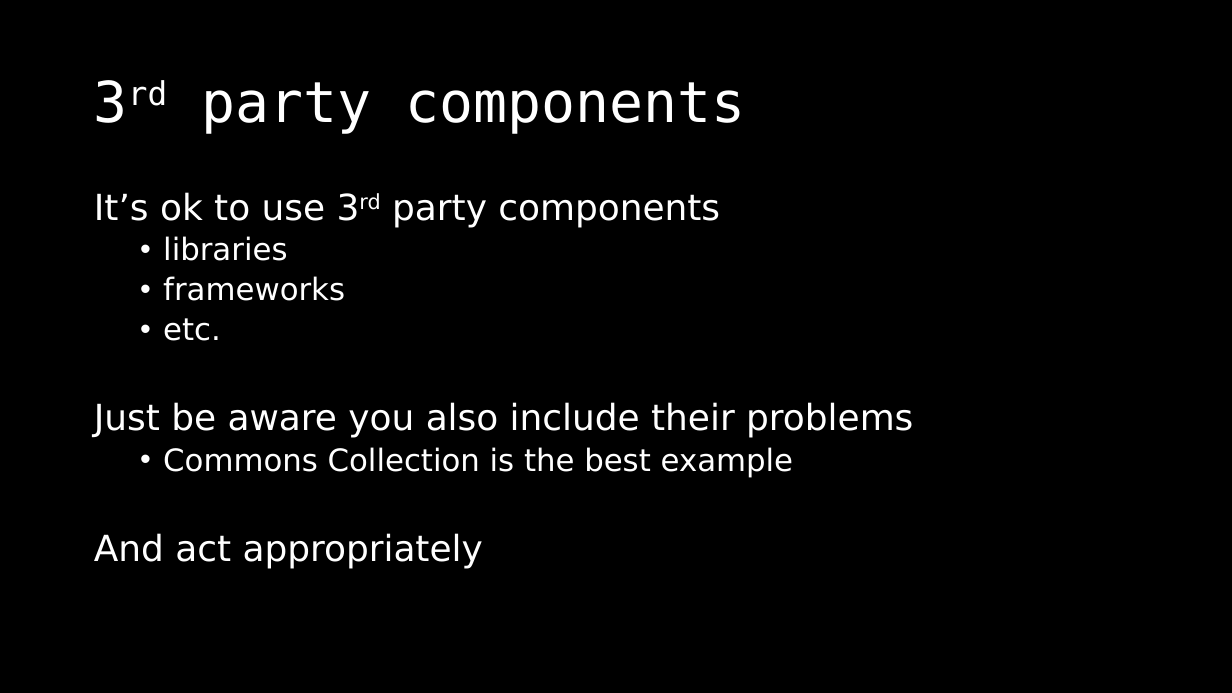
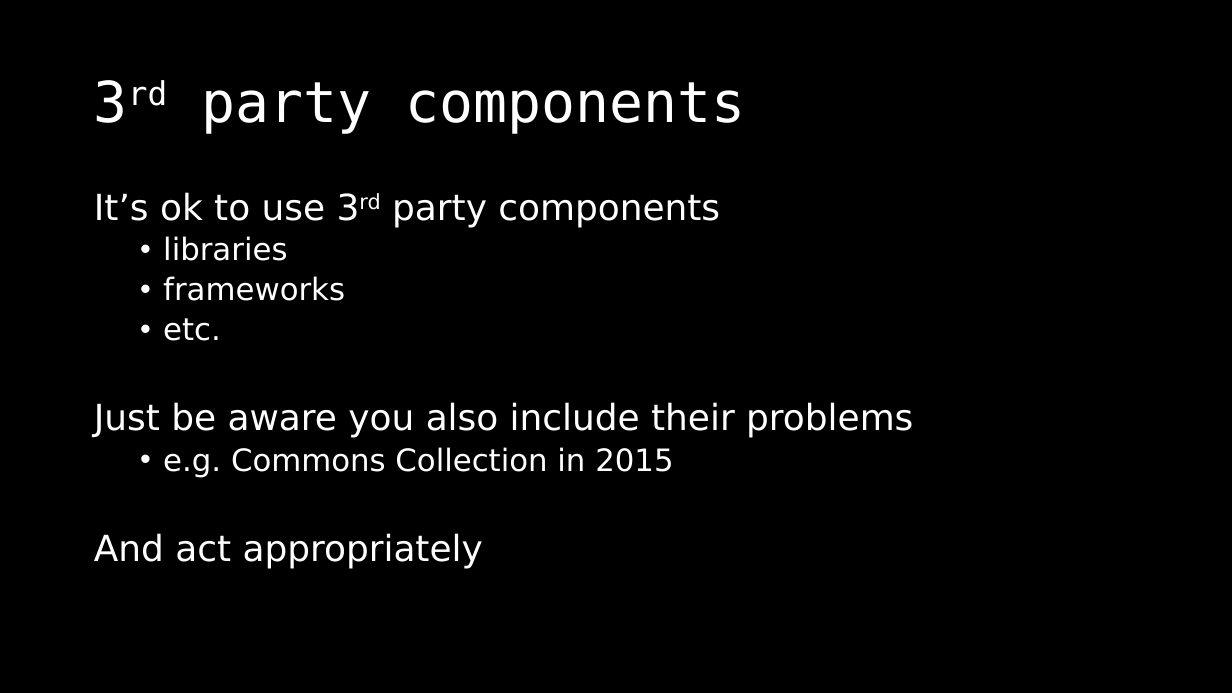
Before and after one commit to dschwarz91/websec-lecture, a slide deck: slide 29 of slides/8_General_Topics.pptx (slide 22 before the commit). Drawn at 1232x693 pixels with LibreOffice and Linux fonts; fonts in the diff are those of the drawing. Boxes give left, top, right and bottom in pixels: in the first picture for what was removed or moved away, otherwise in the second. Text is boxed around its words. In the diff, an @@ line names an element or a change of style, - is before the commit and + after.

```diff
--- a/slides/8_General_Topics.pptx
+++ b/slides/8_General_Topics.pptx
@@ text at <box>163,447,673,478</box>: text changed @@
-  • Commons Collection is the best example
+  • e.g. Commons Collection in 2015
```
Also in this commit, not shown: 35 other slides changed, 37 slides added, 3 other files.
